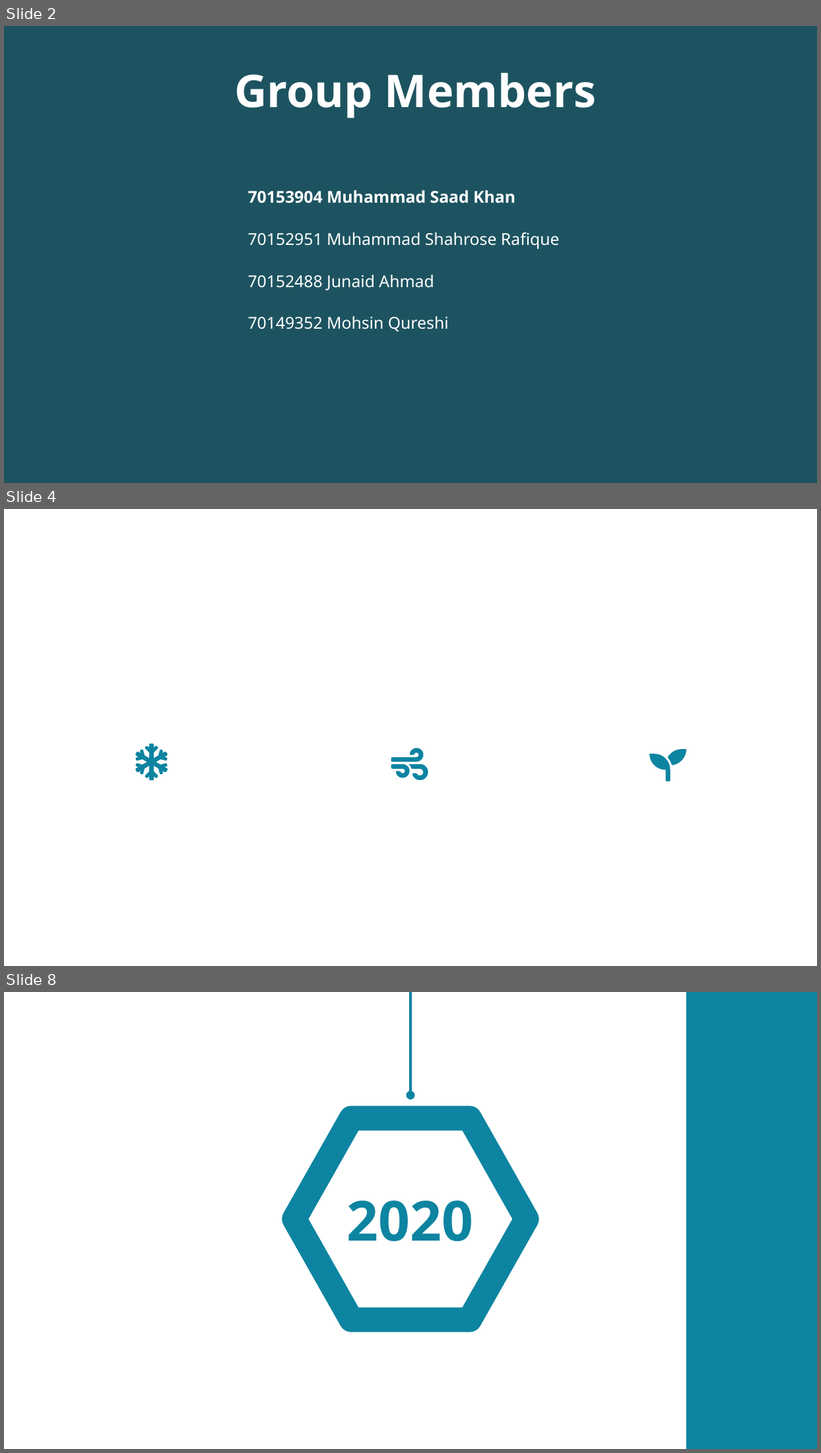
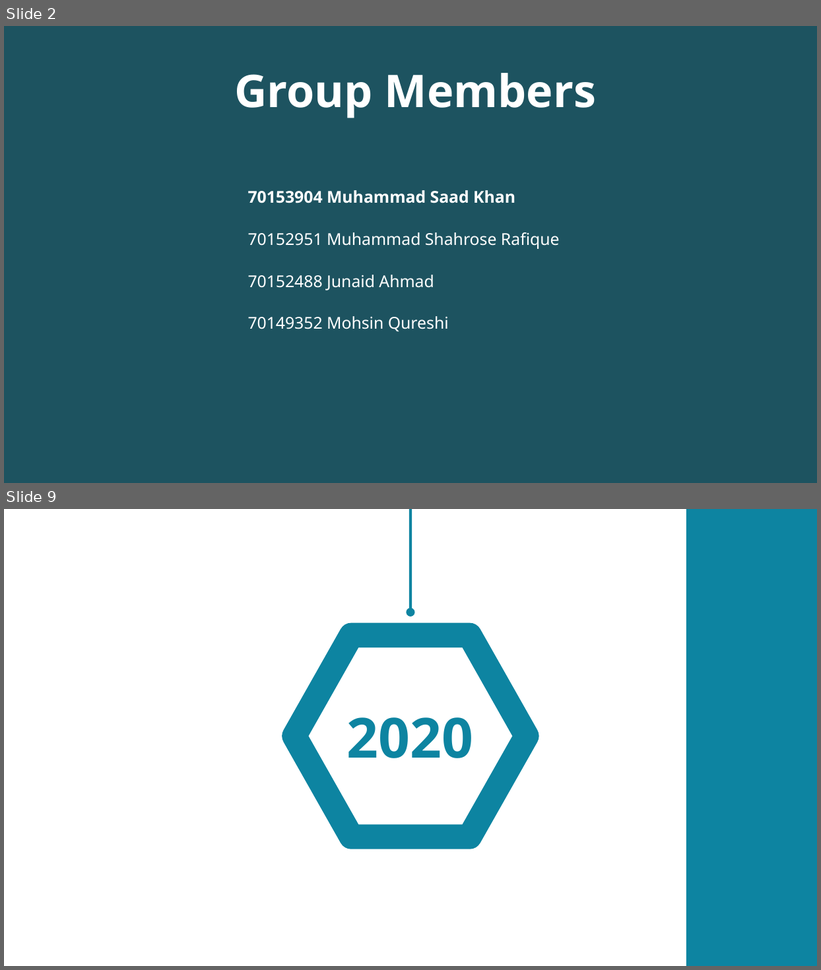
Before and after one commit to AlphaBeast97/DBMS-Flutter-Porject, a slide deck: proposal.odp. Shown one above the other, each under a label of ours: slides 2, 4 and 8 before the commit, slides 2 and 9 after it; the slides between them are not shown. The pictures are 821x1453 and 821x970 pixels, drawn with LibreOffice and Linux fonts; fonts in the diff are those of the drawing; background and template pictures are left out; a plain dark background stands for a picture behind light text. Boxes give left, top, right and bottom in pixels: in the first picture for what was removed or moved away, otherwise in the second. Text is boxed around its words. In the diff, an @@ line names an element or a change of style, - is before the commit and + after.

```diff
--- a/proposal.odp
+++ b/proposal.odp
@@ slide 4 removed at box(4, 509, 817, 966), background #FFFFFF @@
@@ freeform shape removed at box(135, 744, 168, 780) @@
@@ freeform shape removed at box(391, 748, 428, 780) @@
@@ freeform shape removed at box(649, 749, 686, 782) @@
@@ what was slide 8 is now slide 9 @@
```
Also in this commit, not shown: 6 slides added, 4 other slides removed, 4 other files.
